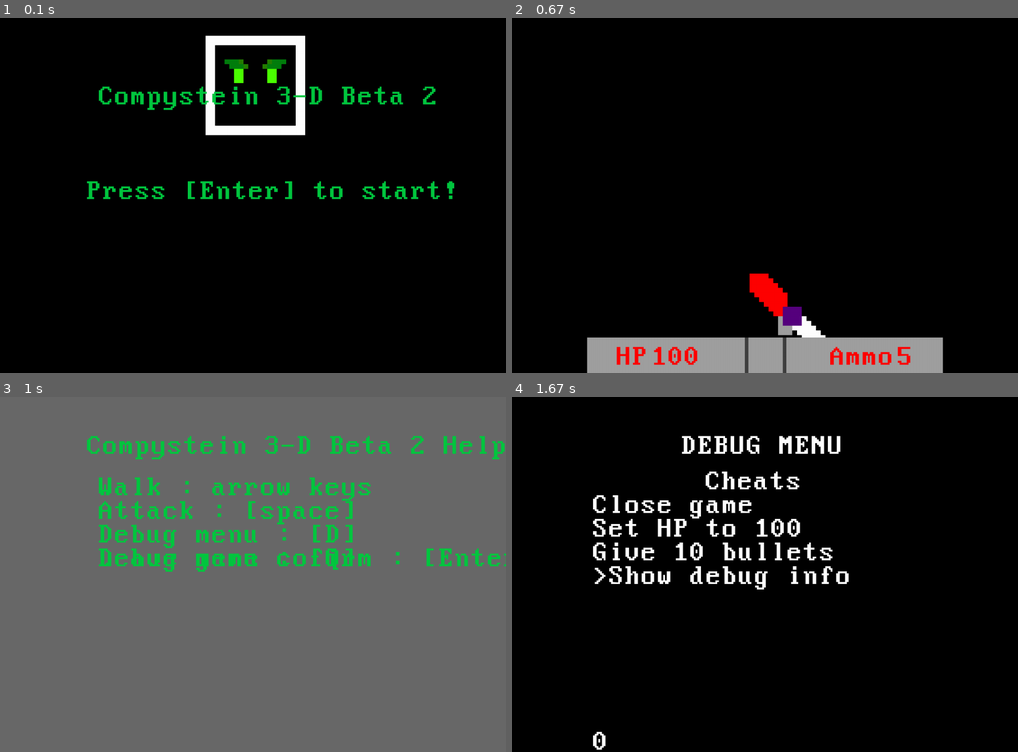
Above: before the commit, frames 1-4 (two rows, left to right).
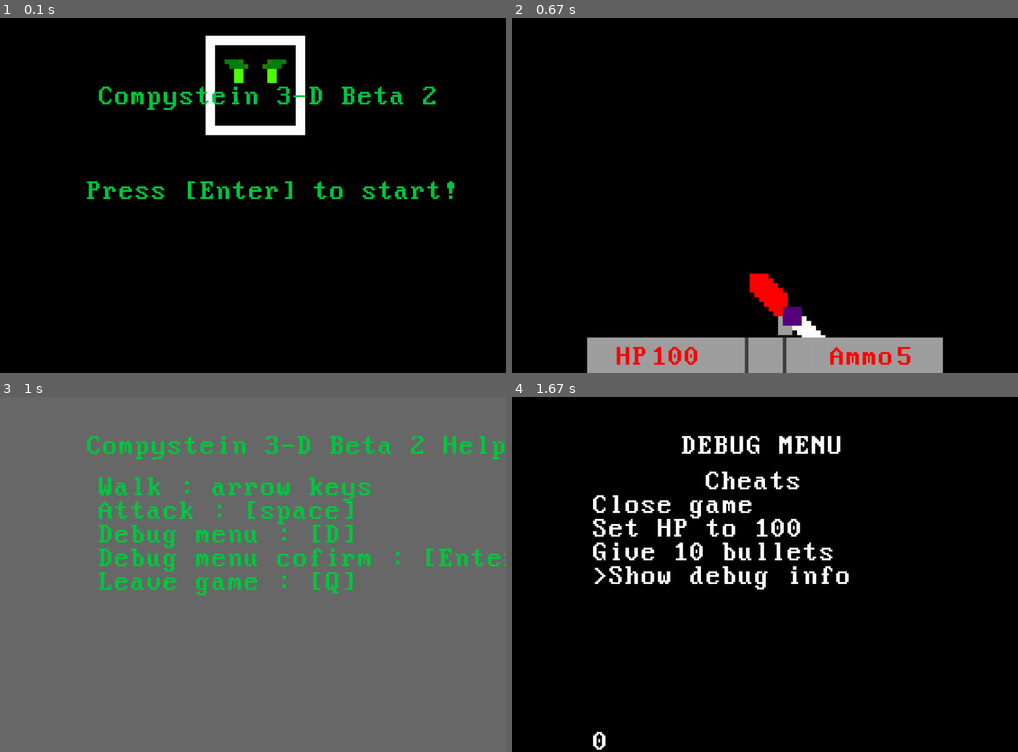
Above: after the commit, the same moments.

Repository: Alphen95/Comp3D
Game: pygame game, started from main.py
Same seed, same stepped clock (60 frames per second), same inputs: the game is played once before the commit and once after it.
Inputs:
- Up to frame 1 (0.1 s): no input
- Up to frame 2 (0.67 s): tap Enter at 0.33 s
- Up to frame 3 (1 s): tap H at 0.67 s
- Up to frame 4 (1.67 s): hold Right 1.07-1.53 s; tap Space at 1.13, 1.63 s; tap D at 1.22 s; hold Up from 1.57 s (still down)

Frames 1-2 are identical in both runs. In frame 3, 1.1% of the frame differs, in the area x 19-70%, y 42-56%; in frame 4, nothing differs.

Commit message:
Hotfix 5
Cleaned up code and deleted one bug.

Diff:
--- a/main.py
+++ b/main.py
@@ -63,7 +63,6 @@
     pathEnemy1 = pathFolder + "\\res\\enemy1.png"
     pathEnemy1Atk = pathFolder + "\\res\\enemy1_atk.png"
     pathEnemy1_corpse0 = pathFolder + "\\res\\enemy1_corpse0.png"
-    print(pathEnemy1_corpse0)
     pathEnemy1_corpse1 = pathFolder + "\\res\\enemy1_corpse1.png"
     pathEnemy1_corpse2 = pathFolder + "\\res\\enemy1_corpse2.png"
     pathEnemy1_corpse3 = pathFolder + "\\res\\enemy1_corpse3.png"
@@ -911,7 +910,7 @@
         text = font.render("Debug menu cofirm : [Enter]", 1, GREEN)
         sc.blit(text, [indent_horizontal + SIZE * 20, SIZE * 125])
         text = font.render("Leave game : [Q]", 1, GREEN)
-        sc.blit(text, [indent_horizontal + SIZE * 20, SIZE * 125])
+        sc.blit(text, [indent_horizontal + SIZE * 20, SIZE * 145])
     elif mode == "debug":
         sc.fill(BLACK)
         text = font.render("DEBUG MENU", 1, WHITE)
